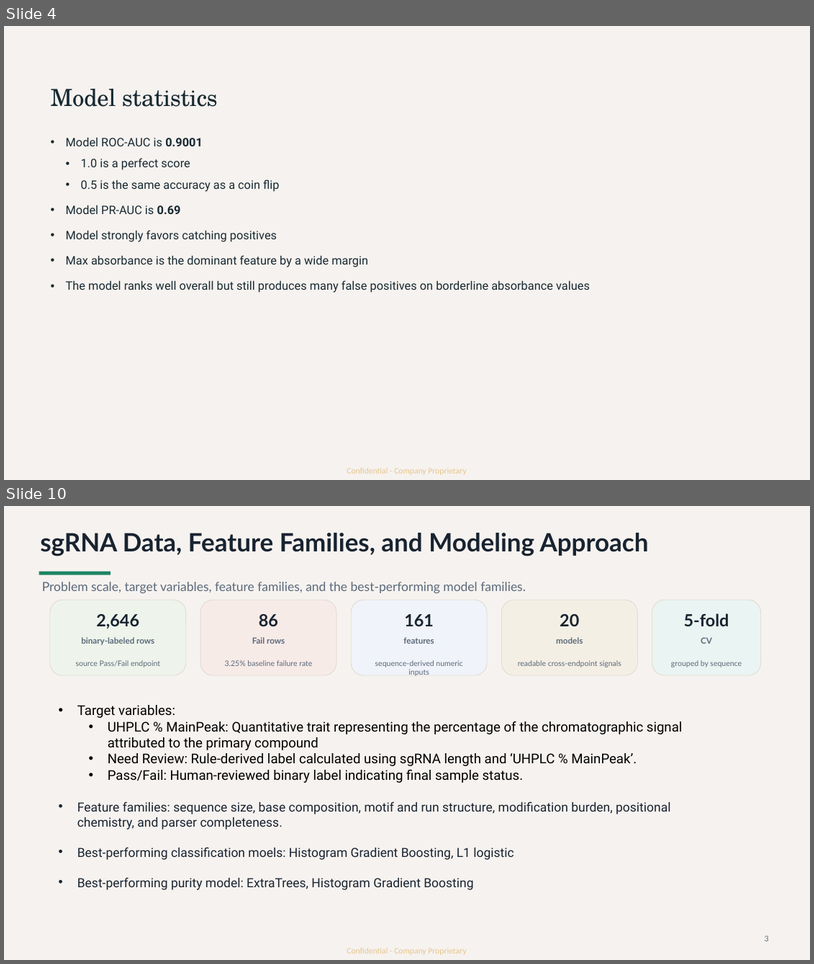
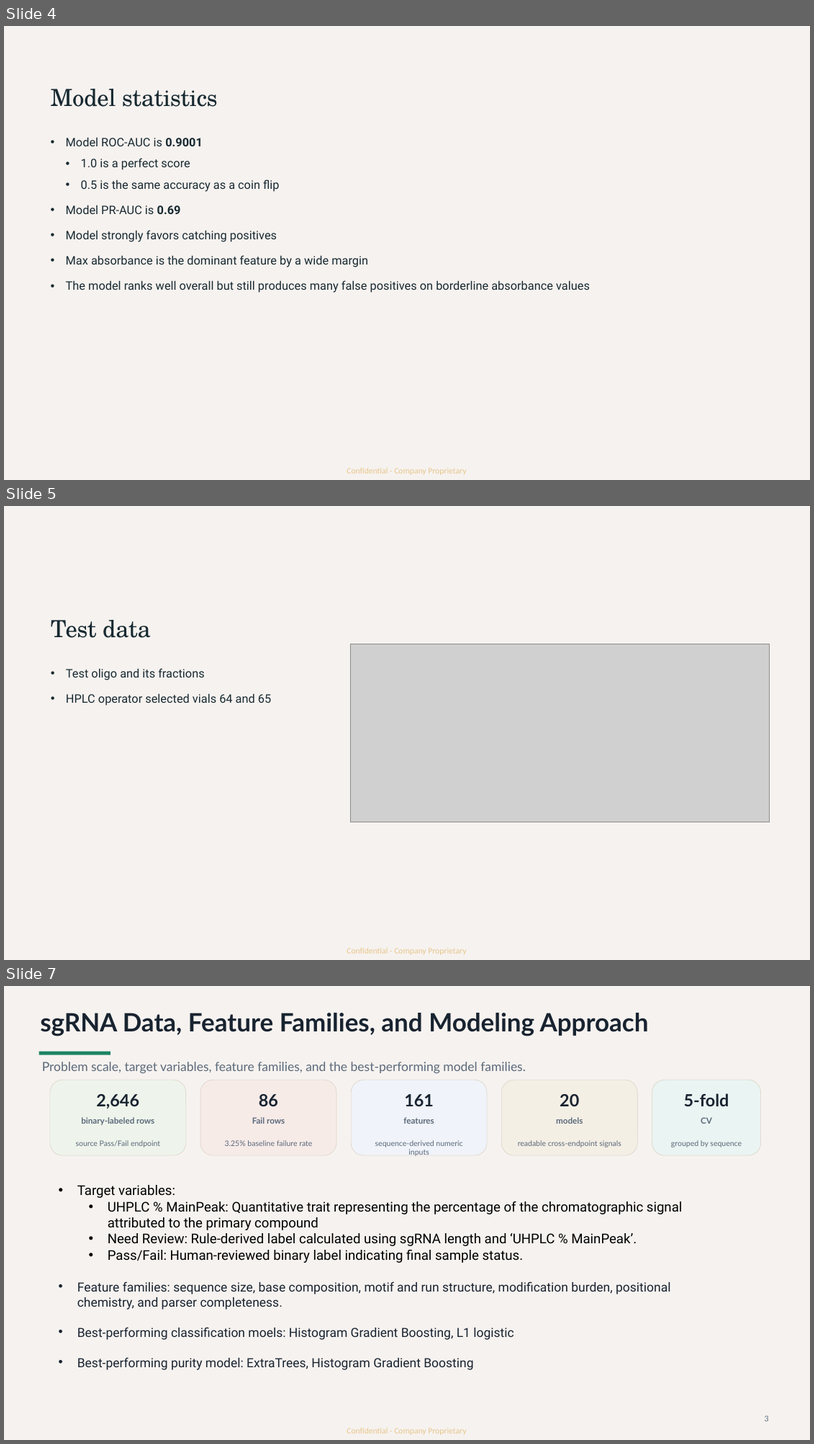
Before and after one commit to idt-hzhang/predictive_bio_models, a slide deck: Hackathon_Presentation.pptx. Shown one above the other, each under a label of ours: slides 4 and 10 before the commit, slides 4, 5 and 7 after it; the slides between them are not shown. The pictures are 814x964 and 814x1444 pixels, drawn with LibreOffice and Linux fonts; fonts in the diff are those of the drawing; grey boxes stand for pictures. Boxes give left, top, right and bottom in pixels: in the first picture for what was removed or moved away, otherwise in the second. Text is boxed around its words. In the diff, an @@ line names an element or a change of style, - is before the commit and + after.

```diff
--- a/Hackathon_Presentation.pptx
+++ b/Hackathon_Presentation.pptx
@@ slide 5 added at (4,506,810,960), background #F6F2EF; not listed: 1 template element that a slide beside it also shows @@
@@ title added at (51,620,151,638), 28 pt, text #172931 @@
+Test data
@@ picture added at (350,644,770,822) @@
@@ text added at (66,668,271,705), 14 pt, text #172931 @@
+• Test oligo and its fractions
+  • HPLC operator selected vials 64 and 65
@@ what was slide 10 is now slide 7 @@
```
Also in this commit, not shown: 1 slide changed, 4 slides removed.
